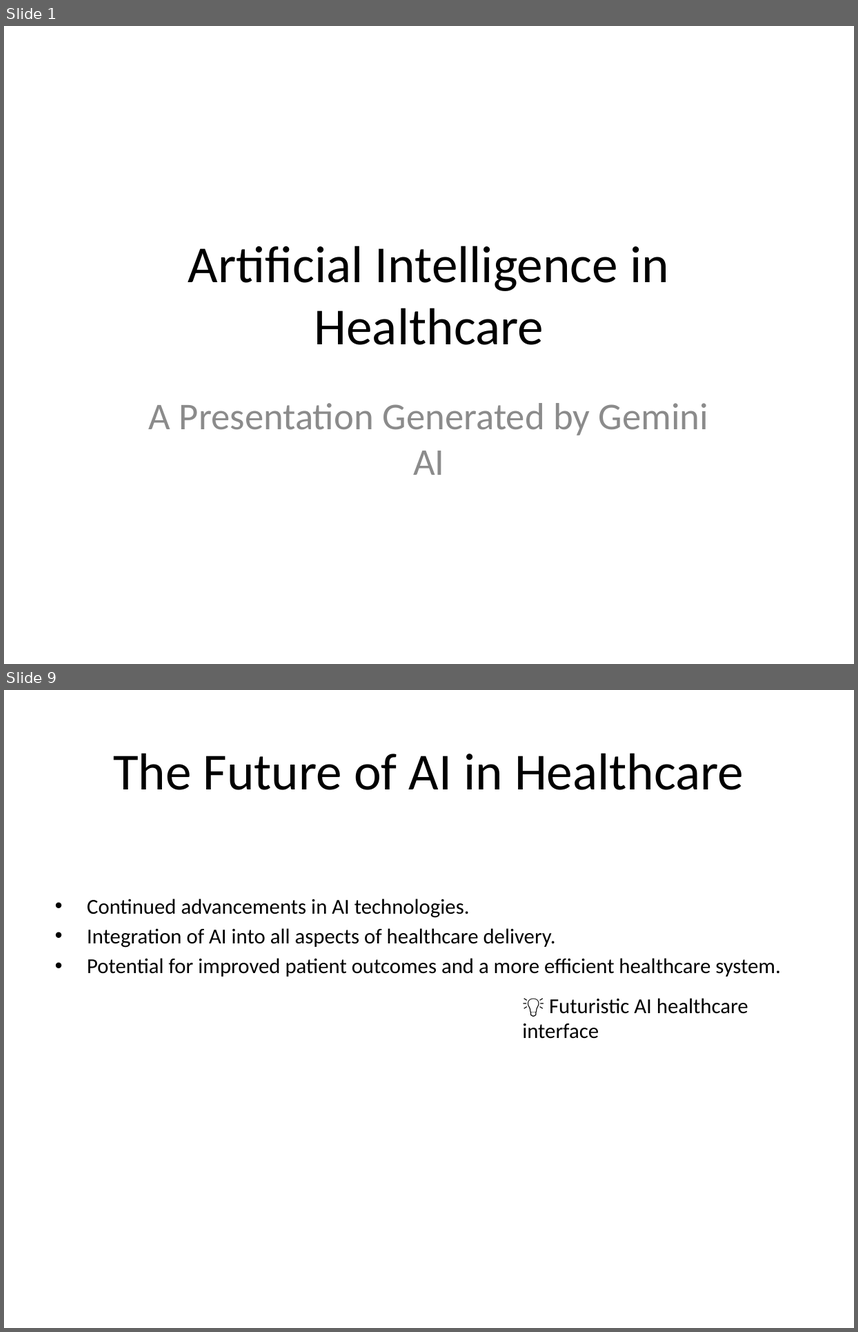
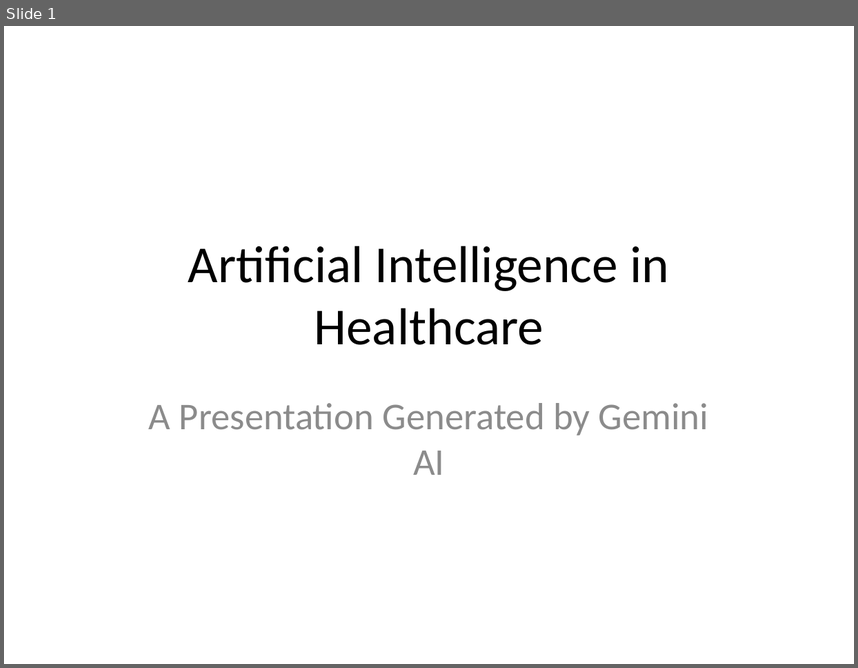
Before and after one commit to sarveshdabke/Topic-Generator-API, a slide deck: output/Artificial_Intelligence_in_Healthcare.pptx. Shown one above the other, each under a label of ours: slides 1 and 9 before the commit, slide 1 after it; the slides between them are not shown. The pictures are 858x1332 and 858x668 pixels, drawn with LibreOffice and Linux fonts; fonts in the diff are those of the drawing. Boxes give left, top, right and bottom in pixels: in the first picture for what was removed or moved away, otherwise in the second. Text is boxed around its words. In the diff, an @@ line names an element or a change of style, - is before the commit and + after.

```diff
--- a/output/Artificial_Intelligence_in_Healthcare.pptx
+++ b/output/Artificial_Intelligence_in_Healthcare.pptx
@@ slide 9 removed at <box>4,690,854,1328</box>, background #FFFFFF @@
@@ title removed at <box>113,753,744,790</box> @@
-The Future of AI in Healthcare
@@ text removed at <box>87,898,780,976</box> @@
-• Continued advancements in AI technologies.
-• Integration of AI into all aspects of healthcare delivery.
-• Potential for improved patient outcomes and a more efficient healthcare system.
@@ text removed at <box>522,998,749,1038</box> @@
-💡 Futuristic AI healthcare interface
```
Also in this commit, not shown: 6 slides changed, 2 slides added, 1 other slide removed.
